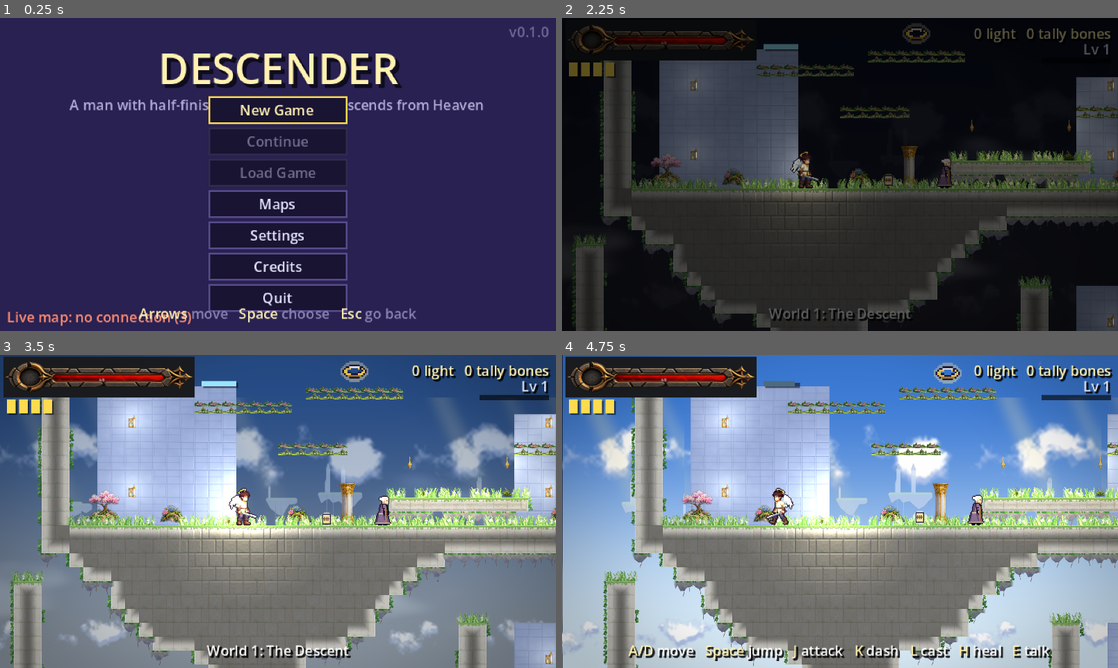
Above: before the commit, frames 1-4 (two rows, left to right).
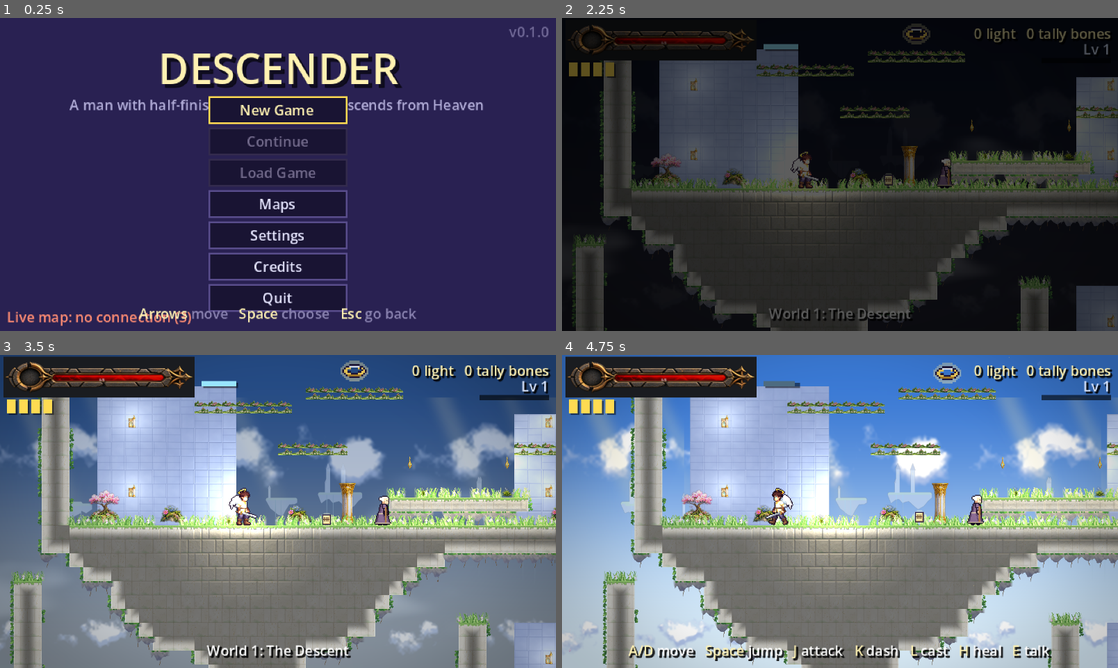
Above: after the commit, the same moments.

Repository: IhorBalan/descender-game
Game: Godot game, scene res://scenes/title.tscn
Same seed, same stepped clock (60 frames per second), same inputs: the game is played once before the commit and once after it.
Inputs (mouse positions are in pixels of both pictures, inside the frame that each line leads up to):
- Up to frame 1 (0.25 s): no input
- Up to frame 2 (2.25 s): click "New Game" at 0.5 s; click "1 Empty" at 1.25 s; click "Easy An extra heart and an ex…" at 2 s
- Up to frame 3 (3.5 s): tap Enter (ui_accept) at 2.75 s; drag from (278, 646) to (272, 505) at 2.77 s
- Up to frame 4 (4.75 s): drag from (728, 527) to (834, 505) at 3.52 s; move the mouse to (895, 442) at 4.27 s; hold A (move_left) from 4.28 s (still down); tap K (dash) at 4.35 s

The runs differ from the first frame. In frame 2, 0.7% of the frame differs, in the area x 23-100%, y 3-99%; in frame 3, 0.3%; in frame 4, 5.8%, in the area x 0-100%, y 0-100%.

Commit message:
Smooth rendering: Mobile renderer, no pixel snapping, cheaper grade, --play
- Mobile renderer (Metal on macOS, D3D12/Vulkan on Windows) with an OpenGL fallback:
  OpenGL on macOS paced frames unevenly (4/8/13 ms, or 95 fps on a 120 Hz screen).
  2D HDR is off so soft, see-through art blends as before (screenshots match the
  old look within ~1/255).
- 2D pixel snapping is off: it rounded every node to whole level pixels (~5 screen
  px), so parallax textures hopped against the world. Measured from captured frames,
  a parallax texture's on-screen error went from 1.8 px to 0.05 px.
- Parallax sprites opt out of physics interpolation (they move in _process).
- The colour grade draws tint and vignette as a multiply, reading the screen back
  only for contrast or saturation.
- --play skips the title menu and starts the chosen map in no save slot.

Co-Authored-By: Claude Opus 5.5 <noreply@anthropic.com>

Diff:
--- /dev/null
+++ b/assets/shaders/post_tint.gdshader
@@ -0,0 +1,16 @@
+// The post stack's cheap path (see PostFx), for a grade with contrast and
+// saturation at 1: the tint and the vignette multiply what is under them
+// through the blend, so the screen is not copied to be read back. The
+// result matches post.gdshader with those values.
+shader_type canvas_item;
+render_mode unshaded, blend_mul;
+
+uniform vec4 tint : source_color = vec4(1.0);
+uniform float vignette : hint_range(0.0, 1.0) = 0.22;
+uniform float vignette_start : hint_range(0.0, 1.5) = 0.6;
+
+void fragment() {
+	vec2 d = (SCREEN_UV - 0.5) * vec2(1.0, 0.8);
+	float edge = smoothstep(vignette_start, 1.25, length(d) * 2.0);
+	COLOR = vec4(tint.rgb * (1.0 - vignette * edge), 1.0);
+}
--- a/project.godot
+++ b/project.godot
@@ -151,10 +151,10 @@
 [rendering]
 
 textures/canvas_textures/default_texture_filter=0
-viewport/hdr_2d=true
-renderer/rendering_method="gl_compatibility"
-renderer/rendering_method.mobile="gl_compatibility"
-2d/snap/snap_2d_transforms_to_pixel=true
+viewport/hdr_2d=false
+renderer/rendering_method="mobile"
+renderer/rendering_method.mobile="mobile"
+rendering_device/fallback_to_opengl3=true
 environment/defaults/default_clear_color=Color(0.16, 0.13, 0.32, 1)
 
 [live_map]
--- a/scripts/game_camera.gd
+++ b/scripts/game_camera.gd
@@ -16,8 +16,10 @@
 ##   PEEK_DISTANCE below after a short delay, so a drop can be looked at
 ##   before it is taken; letting go brings the view back.
 ## - The position is not rounded to level pixels: with physics
-##   interpolation the view moves smoothly between ticks, and the project's
-##   2D pixel snapping lines everything up on screen pixels.
+##   interpolation the view moves smoothly between ticks. The project's 2D
+##   pixel snapping is off too: it rounds every node to whole level pixels
+##   (several screen pixels each), so layers that scroll at their own speed
+##   hopped against the world.
 ## - Shake: hits add trauma, which decays; the view is offset by a random
 ##   amount that grows with trauma squared, so small hits barely register and
 ##   big ones kick. The offset never moves the follow position itself.
--- a/scripts/main.gd
+++ b/scripts/main.gd
@@ -124,7 +124,9 @@
 	region_fx.name = "RegionFx"
 	add_child(region_fx)
 	# The grade sits on the HUD's layer, before it in the tree so it is
-	# drawn under it; the glow needs the viewport's 2D HDR (project.godot).
+	# drawn under it. 2D HDR stays off (project.godot): on the Mobile
+	# renderer it blends in linear light, which changes the look; the glow
+	# blooms what the sky, glow tiles and lights push to full brightness.
 	post = PostFx.new()
 	post.name = "Post"
 	add_child(post)
--- a/scripts/map_store.gd
+++ b/scripts/map_store.gd
@@ -13,9 +13,10 @@
 ## connection.
 ##
 ## `--map=<map id or name>` on the command line downloads (if needed) and
-## starts that map: `godot --path . -- --map="World 3"`. It only needs the
-## `live_map/project_id` project setting, not the live map sync, and works
-## in exported builds too since it writes under user://.
+## makes it what New Game starts: `godot --path . -- --map="World 3"`; add
+## `--play` to skip the menu and play it at once, in no save slot. It only
+## needs the `live_map/project_id` project setting, not the live map sync,
+## and works in exported builds too since it writes under user://.
 
 ## Emitted when a download or the --map start-up ends, well or badly.
 signal finished(ok: bool, message: String)
--- a/scripts/parallax_sprite.gd
+++ b/scripts/parallax_sprite.gd
@@ -15,8 +15,9 @@
 ##
 ## The camera position comes from the drawn view each frame rather than
 ## from Parallax2D's own camera tracking, which floors it to whole level
-## pixels when 2D pixel snapping is on, so slow layers would step unevenly
-## against the world.
+## pixels if 2D pixel snapping is on, so slow layers would step unevenly
+## against the world. Physics interpolation is off for it, as for anything
+## moved in _process.
 
 ## The smallest camera zoom the copies of a repeating sprite are counted for.
 const MIN_ZOOM := GameCamera.VIEW_ZOOM
@@ -35,6 +36,9 @@
 	node.ignore_camera_scroll = true
 	# After the camera, which moves the drawn view each frame.
 	node.process_priority = 1
+	# It moves every frame in _process, already in step with the drawn view:
+	# physics interpolation would only take its position on physics ticks.
+	node.physics_interpolation_mode = Node.PHYSICS_INTERPOLATION_MODE_OFF
 	var scroll: Array = parallax.get("scroll", [1.0, 1.0])
 	node.scroll_scale = Vector2(float(scroll[0]), float(scroll[1]))
 	node.at = placed
--- a/scripts/post_fx.gd
+++ b/scripts/post_fx.gd
@@ -6,18 +6,27 @@
 ## sits on the HUD's canvas layer, placed before the HUD in the tree so
 ## it is drawn first, and reads the screen behind it. Main eases the grade
 ## between regions (see RegionLook).
+##
+## Reading the screen copies the whole frame first, which at a large
+## window's full resolution costs more than a 120 Hz frame has. Only
+## contrast and saturation need it, so a grade that leaves both at 1 draws
+## the tint and vignette with post_tint.gdshader instead, which multiplies
+## through the blend and looks the same.
 
 const SHADER := preload("res://assets/shaders/post.gdshader")
+const TINT_SHADER := preload("res://assets/shaders/post_tint.gdshader")
 
 var _rect := ColorRect.new()
 var _material := ShaderMaterial.new()
+var _tint_material := ShaderMaterial.new()
 
 
 func _ready() -> void:
 	layer = 1
 	_material.shader = SHADER
+	_tint_material.shader = TINT_SHADER
 	_rect.name = "Grade"
-	_rect.material = _material
+	_rect.material = _tint_material
 	_rect.mouse_filter = Control.MOUSE_FILTER_IGNORE
 	_rect.set_anchors_preset(Control.PRESET_FULL_RECT)
 	add_child(_rect)
@@ -28,6 +37,14 @@
 	_material.set_shader_parameter("tint", tint)
 	_material.set_shader_parameter("contrast", contrast)
 	_material.set_shader_parameter("saturation", saturation)
+	_tint_material.set_shader_parameter("tint", tint)
+	var plain := is_equal_approx(contrast, 1.0) and is_equal_approx(saturation, 1.0)
+	_rect.material = _tint_material if plain else _material
+
+
+## Whether the grade needs the screen read back (contrast or saturation).
+func reads_screen() -> bool:
+	return _rect.material == _material
 
 
 func grade() -> Dictionary:
--- a/scripts/ui/title.gd
+++ b/scripts/ui/title.gd
@@ -104,6 +104,10 @@
 		live_map_status.visible = true
 		_show_live_map_status(LiveMap.ok, LiveMap.status)
 		LiveMap.finished.connect(_show_live_map_status)
+	# --play skips the menu: a fresh game in no save slot (nothing is saved),
+	# on what New Game would start, e.g. the map --map picks (see MapStore).
+	if OS.get_cmdline_user_args().has("--play"):
+		_start_game.call_deferred()
 
 
 func _unhandled_input(event: InputEvent) -> void:
--- a/tests/map_pipeline_test.gd
+++ b/tests/map_pipeline_test.gd
@@ -17,7 +17,7 @@
 const FirestoreRest := preload("res://scripts/firestore_rest.gd")
 const RegionLook := preload("res://scripts/region_look.gd")
 ## Every check the script makes; fewer at the end means something broke early.
-const EXPECTED_CHECKS := 169
+const EXPECTED_CHECKS := 174
 const DIR := "user://map_pipeline_test"
 
 var _checks := 0
@@ -412,6 +412,10 @@
 		)
 		_check(back.repeat_size == Vector2(32, 0), "repeat_x tiles it sideways only")
 		_check(back.repeat_times >= 2, "with copies enough to cover the view")
+		_check(
+			back.physics_interpolation_mode == Node.PHYSICS_INTERPOLATION_MODE_OFF,
+			"it moves every frame, so physics interpolation leaves it alone"
+		)
 		# Centred on the sprite, Parallax2D's offset puts it where it was placed.
 		var viewport := Vector2(320, 180)
 		back.fit(viewport)
@@ -806,6 +810,20 @@
 	)
 
 
+func test_post_fx_path() -> void:
+	var post := PostFx.new()
+	add_child(post)
+	post.set_grade(Color(1.0, 0.9, 0.8), 1.0, 1.0)
+	_check(not post.reads_screen(), "a tint-only grade draws without reading the screen back")
+	post.set_grade(Color.WHITE, 1.2, 1.0)
+	_check(post.reads_screen(), "contrast needs the screen")
+	post.set_grade(Color.WHITE, 1.0, 0.8)
+	_check(post.reads_screen(), "and so does saturation")
+	post.set_grade(Color.WHITE, 1.0, 1.0)
+	_check(not post.reads_screen(), "back to the cheap path once the grade is plain again")
+	post.queue_free()
+
+
 func test_region_key() -> void:
 	_check(EdgeDecor.region_key("1. Paradise") == "paradise", "region keys drop the number")
 	_check(
Not shown, changed: README.md
